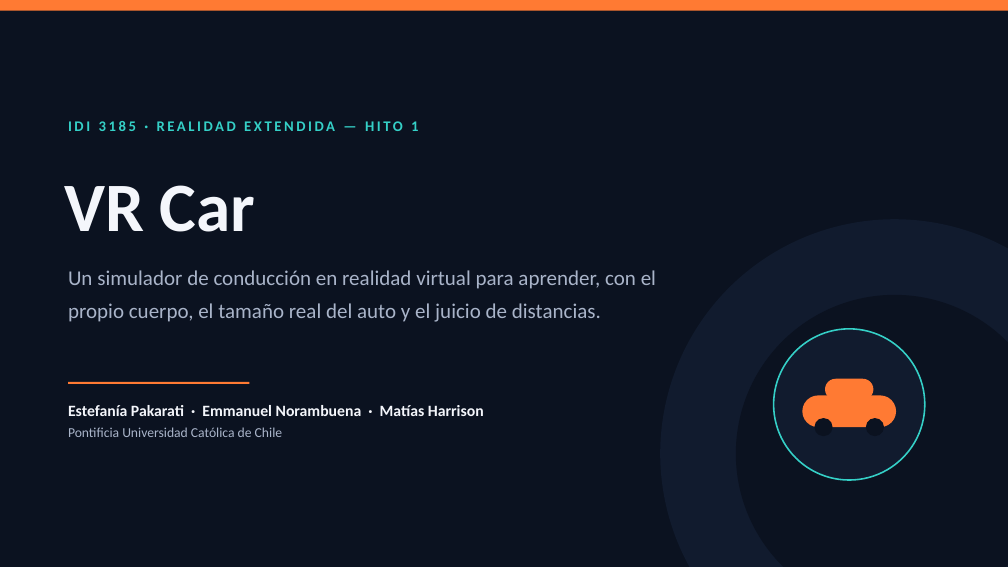
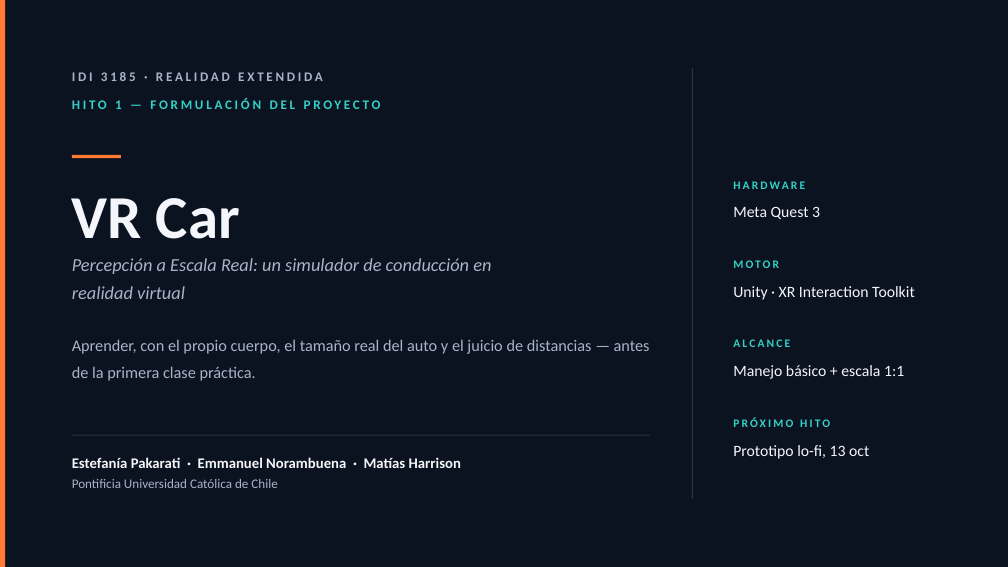
Before and after one commit to eanorambuena/xr-project, a slide deck: slide 1 of presentation/hito1-vrcar.pptx. Drawn at 1008x567 pixels with LibreOffice and Linux fonts; fonts in the diff are those of the drawing. Boxes give left, top, right and bottom in pixels: in the first picture for what was removed or moved away, otherwise in the second. Text is boxed around its words. In the diff, an @@ line names an element or a change of style, - is before the commit and + after.

```diff
--- a/presentation/hito1-vrcar.pptx
+++ b/presentation/hito1-vrcar.pptx
@@ rectangle: place and size @@
-rectangle at [0, 0, 1008, 11]
+rectangle at [0, 0, 5, 567]
@@ text at [72, 72, 323, 81]: text changed; size 14 to 12.5 pt; text colour #35D0C7 to #A9B4C9 @@
-IDI 3185 · REALIDAD EXTENDIDA — HITO 1
+IDI 3185 · REALIDAD EXTENDIDA
@@ rectangle added at [692, 68, 693, 499], fill #27334A @@
@@ text added at [72, 98, 381, 109], 12.5 pt, text #35D0C7, bold @@
+HITO 1 — FORMULACIÓN DEL PROYECTO
@@ text "VR Car": place and size @@
-text "VR Car" at [64, 185, 255, 232]
+text "VR Car" at [72, 198, 240, 239]
@@ text "VR Car" at [72, 198, 240, 239]: size 66 to 58 pt @@
@@ rectangle added at [72, 155, 121, 158], fill #FF7A33 @@
@@ text added at [734, 178, 955, 202], 11 pt, text #35D0C7, bold @@
+HARDWARE
@@ text added at [733, 206, 820, 219], 15 pt, text #F4F6FB @@
+Meta Quest 3
@@ ellipse removed at [660, 219, 1008, 567] @@
@@ text added at [72, 258, 491, 299], 17.5 pt, text #A9B4C9, italic @@
+Percepción a Escala Real: un simulador de conducción en
+realidad virtual
@@ text added at [733, 260, 779, 268], 11 pt, text #35D0C7, bold @@
+MOTOR
@@ text added at [733, 286, 915, 300], 15 pt, text #F4F6FB @@
+Unity · XR Interaction Toolkit
@@ ellipse removed at [736, 295, 1008, 567] @@
@@ ellipse removed at [774, 329, 925, 480] @@
@@ text at [72, 339, 650, 381]: text changed; size 20 to 15.5 pt @@
-Un simulador de conducción en realidad virtual para aprender, con el propio cuerpo, el tamaño real del auto y el juicio de distancias.
+Aprender, con el propio cuerpo, el tamaño real del auto y el juicio de distancias — antes de la primera clase práctica.
@@ text added at [733, 339, 790, 347], 11 pt, text #35D0C7, bold @@
+ALCANCE
@@ rectangle removed at [68, 382, 250, 384] @@
@@ text added at [733, 365, 904, 379], 15 pt, text #F4F6FB @@
+Manejo básico + escala 1:1
@@ rounded rectangle removed at [825, 379, 873, 400] @@
@@ text added at [733, 417, 830, 427], 11 pt, text #35D0C7, bold @@
+PRÓXIMO HITO
@@ rounded rectangle removed at [802, 395, 896, 427] @@
@@ ellipse removed at [814, 418, 833, 436] @@
@@ ellipse removed at [866, 418, 884, 436] @@
@@ rectangle added at [72, 435, 650, 436], fill #27334A @@
@@ text added at [733, 445, 869, 459], 15 pt, text #F4F6FB @@
+Prototipo lo-fi, 13 oct
@@ text "Estefanía Pakarati · Emmanuel Norambuena ...": place and size @@
-text "Estefanía Pakarati · Emmanuel Norambuena ..." at [68, 405, 484, 437]
+text "Estefanía Pakarati · Emmanuel Norambuena ..." at [72, 457, 461, 488]
@@ text "Estefanía Pakarati · Emmanuel Norambuena ..." at [72, 457, 461, 488]: size 15 to 14 pt in "Estefanía Pakarati · Emmanuel Norambuena · Matías ..."; size 13 to 12.5 pt in "Pontificia Universidad Católica de Chile" @@
```
Also in this commit, not shown: 1 other slide changed.
